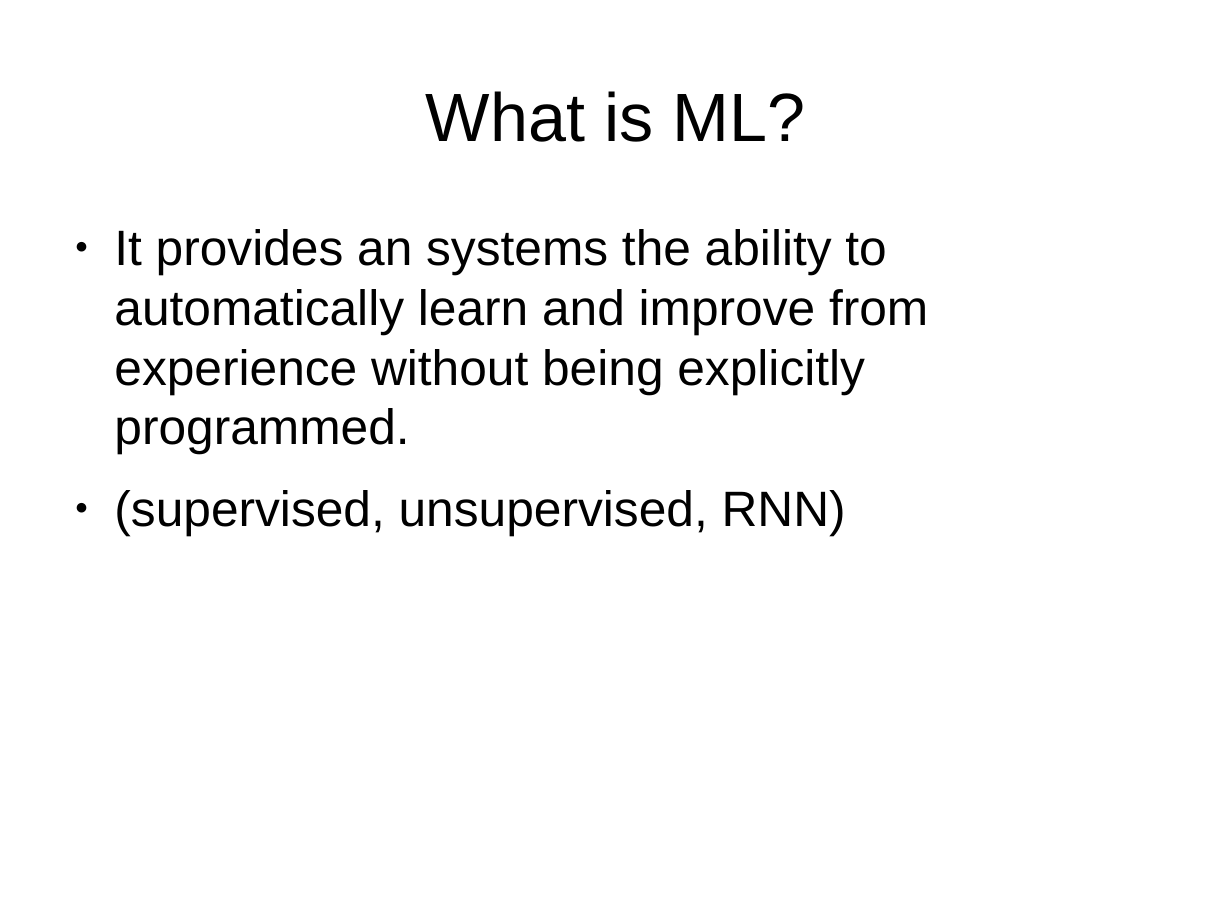
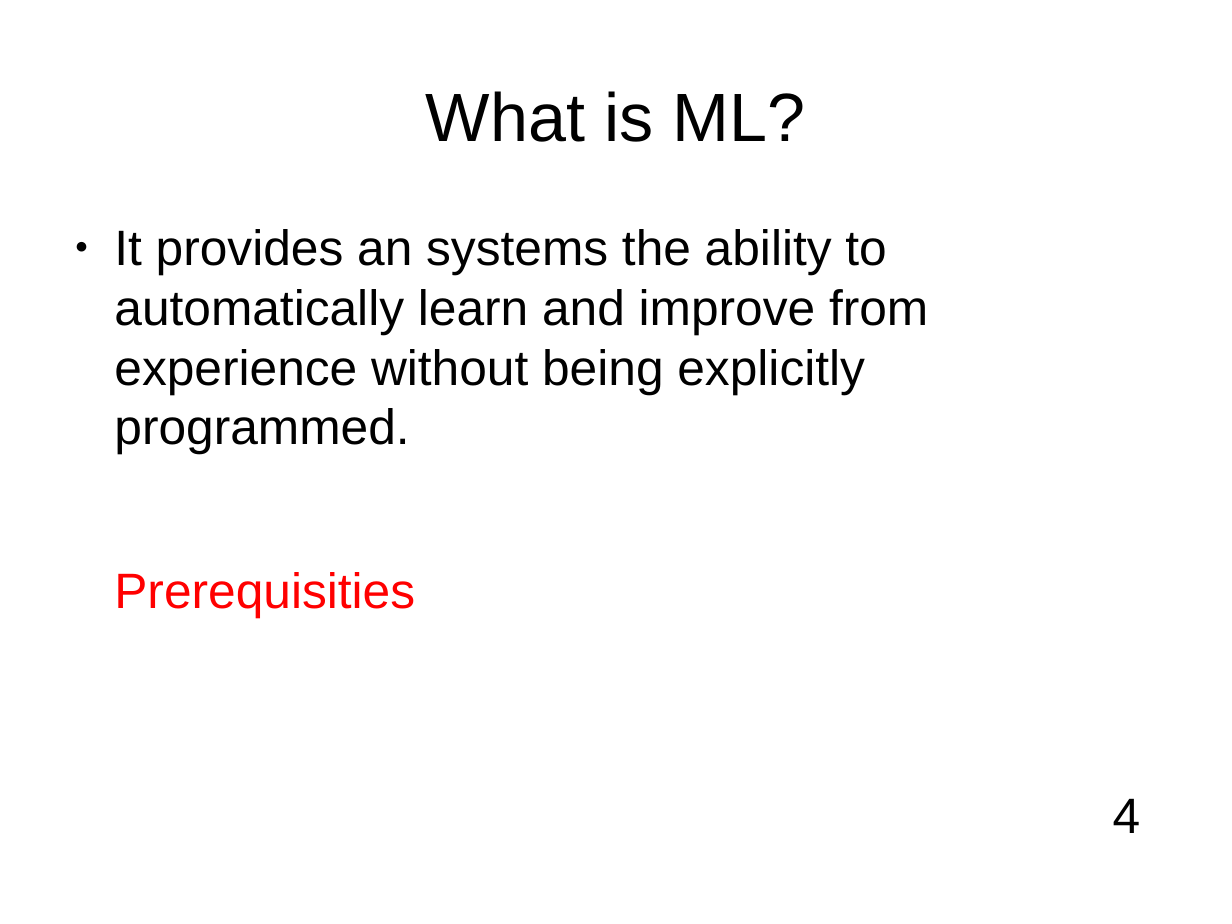
Before and after one commit to kurianbenoy/Talks, a slide deck: slide 4 of Pycon India/Talks.odp. Drawn at 1232x924 pixels with LibreOffice and Linux fonts; fonts in the diff are those of the drawing; background and template pictures are left out. Boxes give left, top, right and bottom in pixels: in the first picture for what was removed or moved away, otherwise in the second. Text is boxed around its words. In the diff, an @@ line names an element or a change of style, - is before the commit and + after.

```diff
--- a/Pycon India/Talks.odp
+++ b/Pycon India/Talks.odp
@@ text at box(114, 572, 415, 617): text changed; text colour #000000 to #FF0000 @@
-● (supervised, unsupervised, RNN)
+Prerequisities
@@ text added at box(1113, 798, 1141, 833), 32 pt, text #000000 @@
+4
```
Also in this commit, not shown: 34 other slides changed, 1 slide added, 1 slide removed, 7 other files.
